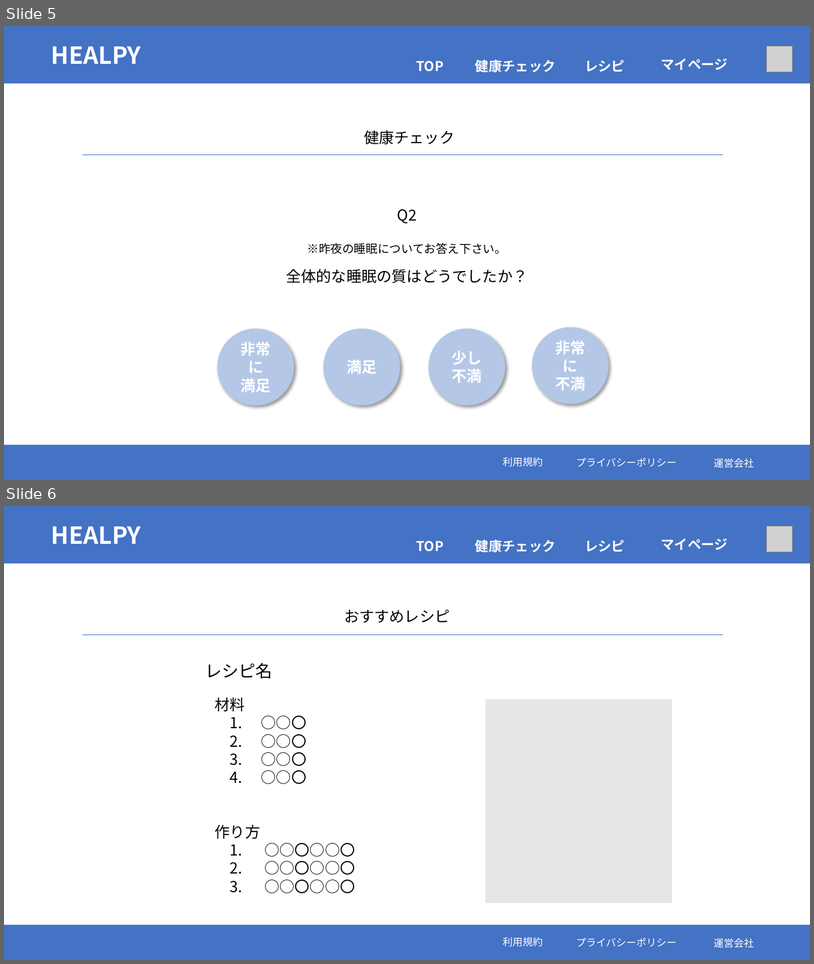
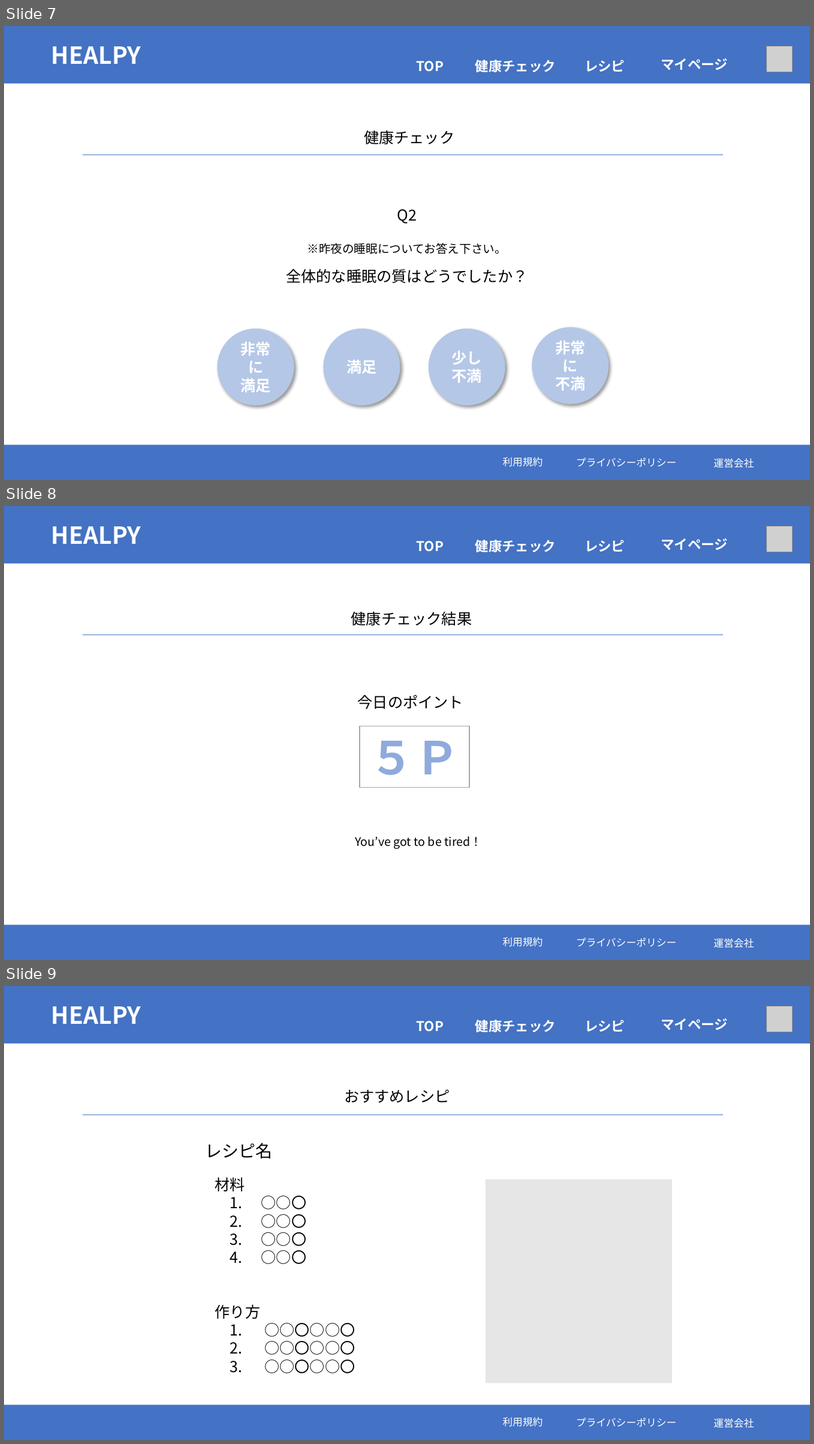
Before and after one commit to sss-sr2021/OTOME, a slide deck: 詳細設計/画面設計.pptx. Shown one above the other, each under a label of ours: slides 5 and 6 before the commit, slides 7, 8 and 9 after it. The pictures are 814x964 and 814x1444 pixels, drawn with LibreOffice and Linux fonts; fonts in the diff are those of the drawing; grey boxes stand for pictures. Boxes give left, top, right and bottom in pixels: in the first picture for what was removed or moved away, otherwise in the second. Text is boxed around its words. In the diff, an @@ line names an element or a change of style, - is before the commit and + after.

```diff
--- a/詳細設計/画面設計.pptx
+++ b/詳細設計/画面設計.pptx
@@ slide 8 added at <box>4,506,810,960</box>, background #FFFFFF @@
@@ rectangle added at <box>4,506,810,564</box>, fill #4472C4 @@
@@ text added at <box>51,526,141,544</box>, 28 pt, text #FFFFFF, bold @@
+HEALPY
@@ text added at <box>417,541,444,552</box>, 16 pt, text #FFFFFF, bold @@
+TOP
@@ text added at <box>476,540,556,552</box>, 16 pt, text #FFFFFF, bold @@
+健康チェック
@@ text added at <box>585,540,625,552</box>, 16 pt, text #FFFFFF, bold @@
+レシピ
@@ text added at <box>661,538,728,550</box>, 16 pt, text #FFFFFF, bold @@
+マイページ
@@ picture added at <box>767,526,794,552</box> @@
@@ text added at <box>351,611,473,625</box>, 18 pt, text #000000 @@
+健康チェック結果
@@ line added from (83, 635) to (724, 635), #4472C4 0.5 pt @@
@@ text added at <box>358,694,464,709</box>, 18 pt, text #000000 @@
+今日のポイント
@@ rectangle added at <box>360,726,470,787</box>, fill #FFFFFF, outline #A5A5A5 1 pt, 54 pt, text #8FAADC, bold @@
+５Ｐ
@@ text added at <box>355,836,482,849</box>, 14 pt, text #000000 @@
+You’ve got to be tired！
@@ rectangle added at <box>4,925,810,960</box>, fill #4472C4 @@
@@ text added at <box>503,937,543,946</box>, 12 pt, text #FFFFFF @@
+利用規約
@@ text added at <box>576,937,677,946</box>, 12 pt, text #FFFFFF @@
+プライバシーポリシー
@@ text added at <box>714,938,754,948</box>, 12 pt, text #FFFFFF @@
+運営会社
@@ what was slide 5 is now slide 7 @@
@@ what was slide 6 is now slide 9 @@
```
Also in this commit, not shown: 2 slides changed, 3 other slides added, 1 other file.
